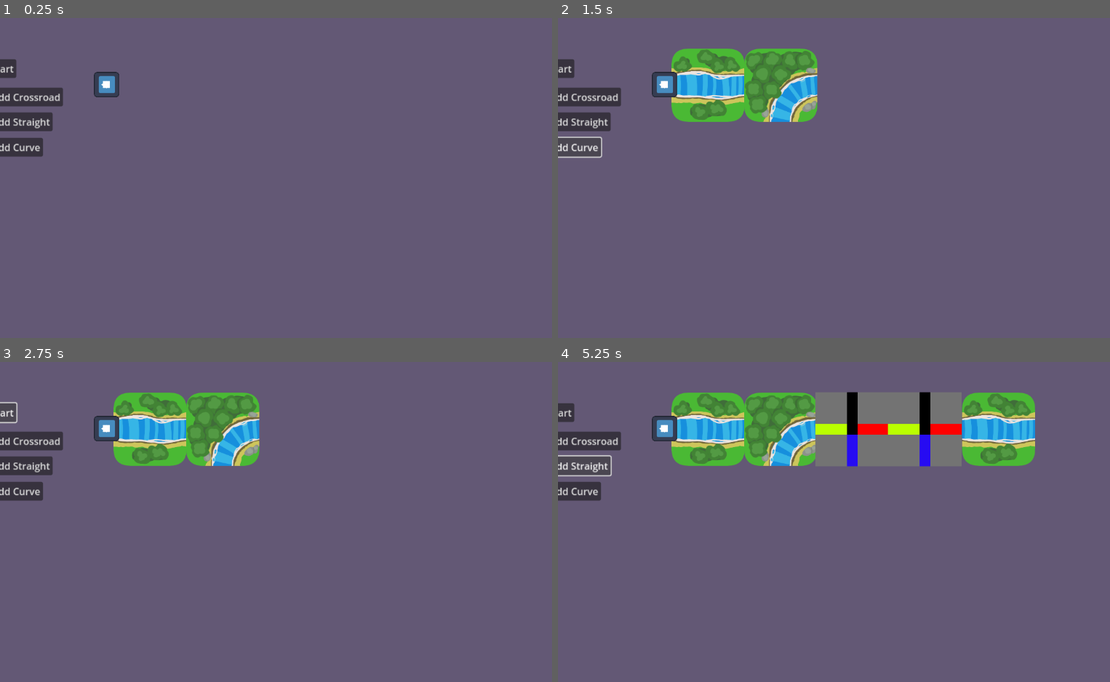
Above: before the commit, frames 1-4 (two rows, left to right).
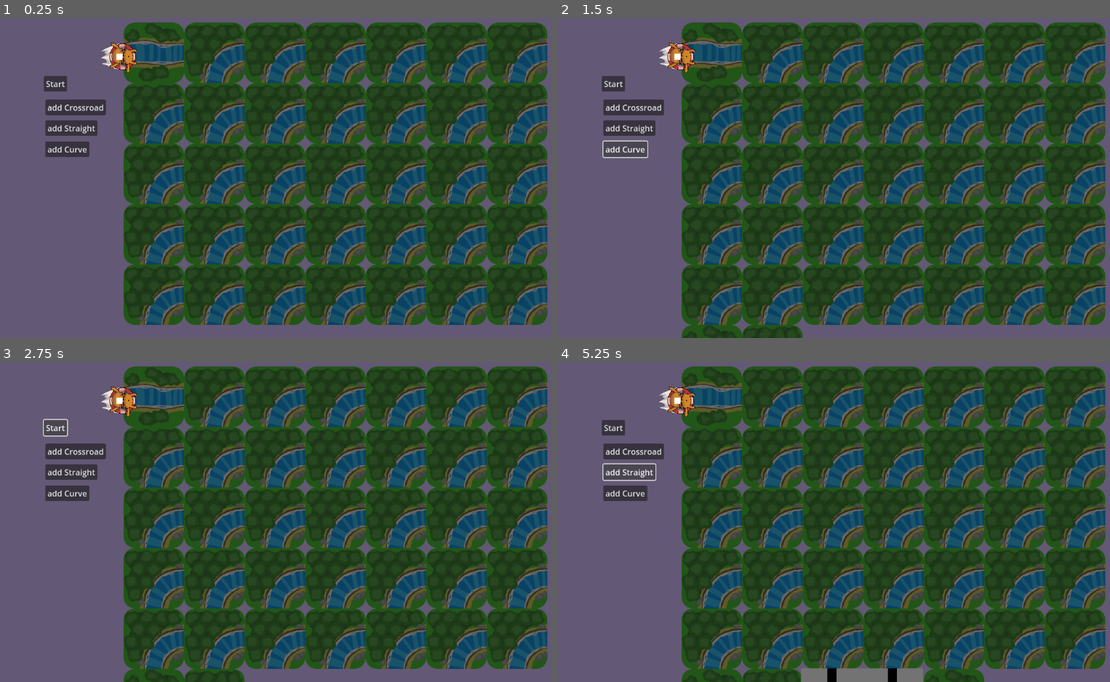
Above: after the commit, the same moments.

Repository: hellphy/CatSlide
Game: Godot game, scene res://scenes/main.tscn
The game is run twice, just before and just after one commit, with the same random seed, the same clock (stepped at 60 frames per second) and the same inputs. The project has no main scene, so this scene is started directly. The engine's default icon, where the game draws it, is replaced by a stand-in: a white triangle on a blue panel in a dark square.
Inputs:
- Up to frame 1 (0.25 s): no input
- Up to frame 2 (1.5 s): click "add Straight" at 0.5 s; click "add Curve" at 1.25 s
- Up to frame 3 (2.75 s): click "Start" at 2 s
- Up to frame 4 (5.25 s): click "Start" at 2.75 s; click "add Crossroad" at 3.5 s; click "add Crossroad" at 4.25 s; click "add Straight" at 5 s

The runs differ from the first frame. In frame 1, 72% of the frame differs, in the area x 0-100%, y 1-96%; in frame 2, 73%; in frame 3, 73%; in frame 4, 75%, in the area x 0-100%, y 1-100%.

Commit message:
character model, highlighting tiles

Diff:
--- a/scenes/cat.tscn
+++ b/scenes/cat.tscn
@@ -1,7 +1,43 @@
-[gd_scene load_steps=5 format=3 uid="uid://ccb0jyd2kudcr"]
+[gd_scene load_steps=10 format=3 uid="uid://ccb0jyd2kudcr"]
 
 [ext_resource type="Script" path="res://scripts/cat.gd" id="1_d7mgv"]
-[ext_resource type="Texture2D" uid="uid://wcu6tw6dcr8u" path="res://icon.svg" id="2_gulou"]
+[ext_resource type="Texture2D" uid="uid://bngv6480ktqdk" path="res://CatSpriteSheet.png" id="3_ckjfy"]
+
+[sub_resource type="AtlasTexture" id="AtlasTexture_8nsea"]
+atlas = ExtResource("3_ckjfy")
+region = Rect2(0, 0, 451, 497)
+
+[sub_resource type="AtlasTexture" id="AtlasTexture_w60fc"]
+atlas = ExtResource("3_ckjfy")
+region = Rect2(451, 0, 451, 497)
+
+[sub_resource type="AtlasTexture" id="AtlasTexture_161g2"]
+atlas = ExtResource("3_ckjfy")
+region = Rect2(902, 0, 451, 497)
+
+[sub_resource type="AtlasTexture" id="AtlasTexture_cnmvi"]
+atlas = ExtResource("3_ckjfy")
+region = Rect2(1353, 0, 451, 497)
+
+[sub_resource type="SpriteFrames" id="SpriteFrames_y3vp5"]
+animations = [{
+"frames": [{
+"duration": 1.0,
+"texture": SubResource("AtlasTexture_8nsea")
+}, {
+"duration": 1.0,
+"texture": SubResource("AtlasTexture_w60fc")
+}, {
+"duration": 1.0,
+"texture": SubResource("AtlasTexture_161g2")
+}, {
+"duration": 1.0,
+"texture": SubResource("AtlasTexture_cnmvi")
+}],
+"loop": true,
+"name": &"new_animation",
+"speed": 13.0
+}]
 
 [sub_resource type="CircleShape2D" id="CircleShape2D_p1mh8"]
 radius = 17.0
@@ -14,9 +50,14 @@
 rotation = -1.57081
 script = ExtResource("1_d7mgv")
 
-[node name="Sprite2D" type="Sprite2D" parent="."]
-scale = Vector2(0.324548, 0.324548)
-texture = ExtResource("2_gulou")
+[node name="AnimatedSprite2D" type="AnimatedSprite2D" parent="."]
+unique_name_in_owner = true
+texture_filter = 1
+rotation = -3.14159
+scale = Vector2(0.155425, 0.155425)
+sprite_frames = SubResource("SpriteFrames_y3vp5")
+animation = &"new_animation"
+frame_progress = 0.428155
 
 [node name="CatCollider" type="CollisionShape2D" parent="."]
 unique_name_in_owner = true
--- a/scenes/corner.tscn
+++ b/scenes/corner.tscn
@@ -5,13 +5,13 @@
 
 [sub_resource type="Curve2D" id="Curve2D_wtj3m"]
 _data = {
-"points": PackedVector2Array(-0.140308, 10.5231, 0.140308, -10.5231, 1, 61, -16.1354, 19.6431, 16.1354, -19.6431, 14, 17, -3.50769, 0.140308, 3.50769, -0.140308, 62, 0)
+"points": PackedVector2Array(-0.140308, 10.5231, 0.140308, -10.5231, 0, 65, -16.1354, 19.6431, 16.1354, -19.6431, 14, 17, -3.50769, 0.140308, 3.50769, -0.140308, 66, 0)
 }
 point_count = 3
 
 [sub_resource type="Curve2D" id="Curve2D_gvxo4"]
 _data = {
-"points": PackedVector2Array(5.24407, -0.187288, -5.24407, 0.187288, 122, 61, 17.4178, -14.6085, -17.4178, 14.6085, 78, 73, 0.561865, -11.2373, -0.561865, 11.2373, 61, 122)
+"points": PackedVector2Array(5.24407, -0.187288, -5.24407, 0.187288, 125, 61, 17.4178, -14.6085, -17.4178, 14.6085, 78, 73, 0.561865, -11.2373, -0.561865, 11.2373, 60, 126)
 }
 point_count = 3
 
@@ -52,7 +52,7 @@
 
 [node name="Path1" type="PathFollow2D" parent="Area2D/FirstPath"]
 unique_name_in_owner = true
-position = Vector2(1, 61)
+position = Vector2(0, 65)
 rotation = -1.55746
 scale = Vector2(1.00037, 1)
 skew = -1.38283e-05
@@ -64,7 +64,7 @@
 
 [node name="Path2" type="PathFollow2D" parent="Area2D/SecondPath"]
 unique_name_in_owner = true
-position = Vector2(122, 61)
+position = Vector2(125, 61)
 rotation = 3.10589
 loop = false
 
@@ -84,8 +84,16 @@
 shape = SubResource("RectangleShape2D_pdcbj")
 
 [node name="CollisionShape2D" type="CollisionShape2D" parent="Area2D"]
+visible = false
 position = Vector2(0.5, 0)
 shape = SubResource("RectangleShape2D_o8u0q")
+
+[node name="Shadow" type="Sprite2D" parent="Area2D"]
+unique_name_in_owner = true
+self_modulate = Color(0, 0, 0, 0.541176)
+position = Vector2(1, 0)
+scale = Vector2(0.56, 0.56)
+texture = ExtResource("2_husm6")
 
 [node name="StaticBody2D" type="StaticBody2D" parent="Area2D"]
 position = Vector2(-59, -58)
@@ -95,5 +103,6 @@
 [node name="CollisionPolygon2D" type="CollisionPolygon2D" parent="Area2D/StaticBody2D"]
 polygon = PackedVector2Array(20, 119, 13, 117, 7, 113, 2, 107, -1, 100, -1, 17, 1.53391, 10.4118, 5, 5, 10.5783, 0.457851, 17, -3, 103, -3, 109, 0, 114, 4, 118.03, 11.0595, 121, 17, 115, 17, 99, 6, 20, 6, 7, 17, 6, 98, 20, 113)
 
+[connection signal="body_entered" from="Area2D" to="Area2D" method="_on_body_entered"]
 [connection signal="body_entered" from="Area2D/FirstEntry" to="Area2D" method="_on_first_entry_body_entered"]
 [connection signal="body_entered" from="Area2D/SecondEntry" to="Area2D" method="_on_second_entry_body_entered"]
--- a/scenes/main.tscn
+++ b/scenes/main.tscn
@@ -1,6 +1,8 @@
-[gd_scene load_steps=5 format=3 uid="uid://bdpggyq8do38i"]
+[gd_scene load_steps=9 format=3 uid="uid://bdpggyq8do38i"]
 
 [ext_resource type="Script" path="res://scripts/main.gd" id="1_r47uc"]
+[ext_resource type="PackedScene" uid="uid://dkr0n2g0dhdvp" path="res://scenes/straight.tscn" id="2_2n7re"]
+[ext_resource type="PackedScene" uid="uid://dwnetb7oe3e18" path="res://scenes/corner.tscn" id="2_aha4m"]
 
 [sub_resource type="CanvasTexture" id="CanvasTexture_oaf16"]
 
@@ -8,7 +10,15 @@
 specular_color = Color(0.831373, 0.0509804, 0.0509804, 1)
 
 [sub_resource type="RectangleShape2D" id="RectangleShape2D_ysm4g"]
-size = Vector2(679, 28)
+size = Vector2(843.25, 28)
+
+[sub_resource type="RectangleShape2D" id="RectangleShape2D_7p1a1"]
+size = Vector2(91, 124)
+
+[sub_resource type="LabelSettings" id="LabelSettings_t86ro"]
+font_size = 189
+outline_size = 25
+outline_color = Color(0, 0, 0, 1)
 
 [node name="Node2D" type="Node2D"]
 position = Vector2(23, 14)
@@ -17,7 +27,7 @@
 [node name="respawn_point" type="Node2D" parent="."]
 unique_name_in_owner = true
 z_index = 20
-position = Vector2(259, 156)
+position = Vector2(214, 76)
 rotation = -1.5708
 
 [node name="Sprite2D" type="Sprite2D" parent="respawn_point"]
@@ -27,7 +37,7 @@
 
 [node name="BG" type="Sprite2D" parent="."]
 self_modulate = Color(0.388235, 0.345098, 0.458824, 1)
-position = Vector2(570.5, 325)
+position = Vector2(559, 301)
 scale = Vector2(1177, 684)
 texture = SubResource("CanvasTexture_w5q6n")
 
@@ -40,11 +50,116 @@
 
 [node name="GridContainer" type="GridContainer" parent="."]
 unique_name_in_owner = true
-offset_left = 270.0
-offset_top = 96.0
-offset_right = 1046.0
-offset_bottom = 596.0
-columns = 5
+offset_left = 221.0
+offset_top = 7.0
+offset_right = 1070.0
+offset_bottom = 603.0
+columns = 7
+
+[node name="StraightPiece" parent="GridContainer" instance=ExtResource("2_2n7re")]
+layout_mode = 2
+
+[node name="Control2" parent="GridContainer" instance=ExtResource("2_aha4m")]
+layout_mode = 2
+
+[node name="Control3" parent="GridContainer" instance=ExtResource("2_aha4m")]
+layout_mode = 2
+
+[node name="Control4" parent="GridContainer" instance=ExtResource("2_aha4m")]
+layout_mode = 2
+
+[node name="Control5" parent="GridContainer" instance=ExtResource("2_aha4m")]
+layout_mode = 2
+
+[node name="Control6" parent="GridContainer" instance=ExtResource("2_aha4m")]
+layout_mode = 2
+
+[node name="Control7" parent="GridContainer" instance=ExtResource("2_aha4m")]
+layout_mode = 2
+
+[node name="Control8" parent="GridContainer" instance=ExtResource("2_aha4m")]
+layout_mode = 2
+
+[node name="Control9" parent="GridContainer" instance=ExtResource("2_aha4m")]
+layout_mode = 2
+
+[node name="Control10" parent="GridContainer" instance=ExtResource("2_aha4m")]
+layout_mode = 2
+
+[node name="Control11" parent="GridContainer" instance=ExtResource("2_aha4m")]
+layout_mode = 2
+
+[node name="Control12" parent="GridContainer" instance=ExtResource("2_aha4m")]
+layout_mode = 2
+
+[node name="Control13" parent="GridContainer" instance=ExtResource("2_aha4m")]
+layout_mode = 2
+
+[node name="Control14" parent="GridContainer" instance=ExtResource("2_aha4m")]
+layout_mode = 2
+
+[node name="Control15" parent="GridContainer" instance=ExtResource("2_aha4m")]
+layout_mode = 2
+
+[node name="Control16" parent="GridContainer" instance=ExtResource("2_aha4m")]
+layout_mode = 2
+
+[node name="Control17" parent="GridContainer" instance=ExtResource("2_aha4m")]
+layout_mode = 2
+
+[node name="Control18" parent="GridContainer" instance=ExtResource("2_aha4m")]
+layout_mode = 2
+
+[node name="Control19" parent="GridContainer" instance=ExtResource("2_aha4m")]
+layout_mode = 2
+
+[node name="Control20" parent="GridContainer" instance=ExtResource("2_aha4m")]
+layout_mode = 2
+
+[node name="Control21" parent="GridContainer" instance=ExtResource("2_aha4m")]
+layout_mode = 2
+
+[node name="Control22" parent="GridContainer" instance=ExtResource("2_aha4m")]
+layout_mode = 2
+
+[node name="Control23" parent="GridContainer" instance=ExtResource("2_aha4m")]
+layout_mode = 2
+
+[node name="Control24" parent="GridContainer" instance=ExtResource("2_aha4m")]
+layout_mode = 2
+
+[node name="Control25" parent="GridContainer" instance=ExtResource("2_aha4m")]
+layout_mode = 2
+
+[node name="Control26" parent="GridContainer" instance=ExtResource("2_aha4m")]
+layout_mode = 2
+
+[node name="Control27" parent="GridContainer" instance=ExtResource("2_aha4m")]
+layout_mode = 2
+
+[node name="Control28" parent="GridContainer" instance=ExtResource("2_aha4m")]
+layout_mode = 2
+
+[node name="Control29" parent="GridContainer" instance=ExtResource("2_aha4m")]
+layout_mode = 2
+
+[node name="Control30" parent="GridContainer" instance=ExtResource("2_aha4m")]
+layout_mode = 2
+
+[node name="Control31" parent="GridContainer" instance=ExtResource("2_aha4m")]
+layout_mode = 2
+
+[node name="Control32" parent="GridContainer" instance=ExtResource("2_aha4m")]
+layout_mode = 2
+
+[node name="Control33" parent="GridContainer" instance=ExtResource("2_aha4m")]
+layout_mode = 2
+
+[node name="Control34" parent="GridContainer" instance=ExtResource("2_aha4m")]
+layout_mode = 2
+
+[node name="Control35" parent="GridContainer" instance=ExtResource("2_aha4m")]
+layout_mode = 2
 
 [node name="cross" type="Button" parent="."]
 offset_left = 67.0
@@ -73,29 +188,49 @@
 collision_mask = 2
 
 [node name="CollisionShape2D" type="CollisionShape2D" parent="StaticBody2D"]
-position = Vector2(130.5, -16)
+position = Vector2(161.75, 125)
 shape = SubResource("RectangleShape2D_ysm4g")
 
 [node name="CollisionShape2D2" type="CollisionShape2D" parent="StaticBody2D"]
-position = Vector2(423, -325)
+position = Vector2(600, -461)
 rotation = 1.57079
 shape = SubResource("RectangleShape2D_ysm4g")
 
 [node name="CollisionShape2D3" type="CollisionShape2D" parent="StaticBody2D"]
-position = Vector2(117, -418)
+position = Vector2(164, -503)
 shape = SubResource("RectangleShape2D_ysm4g")
 
 [node name="CollisionShape2D4" type="CollisionShape2D" parent="StaticBody2D"]
-position = Vector2(-224, 59)
+position = Vector2(-269, 59)
 rotation = 1.57079
 shape = SubResource("RectangleShape2D_ysm4g")
 
-[node name="Camera2D" type="Camera2D" parent="."]
-position = Vector2(563, 305)
-rotation = 1.37299
-zoom = Vector2(1.2, 1.2)
+[node name="Area2D" type="Area2D" parent="."]
+position = Vector2(1039, 496)
+
+[node name="CollisionShape2D" type="CollisionShape2D" parent="Area2D"]
+position = Vector2(49.5, 53)
+shape = SubResource("RectangleShape2D_7p1a1")
+
+[node name="VictoryScreen" type="Label" parent="."]
+unique_name_in_owner = true
+visible = false
+anchors_preset = 8
+anchor_left = 0.5
+anchor_top = 0.5
+anchor_right = 0.5
+anchor_bottom = 0.5
+offset_left = 322.0
+offset_top = 155.0
+offset_right = 1010.0
+offset_bottom = 414.0
+grow_horizontal = 2
+grow_vertical = 2
+text = "Victory!"
+label_settings = SubResource("LabelSettings_t86ro")
 
 [connection signal="pressed" from="Button" to="." method="_on_button_pressed"]
 [connection signal="pressed" from="cross" to="." method="_on_cross_pressed"]
 [connection signal="pressed" from="straight" to="." method="_on_straight_pressed"]
 [connection signal="pressed" from="curve" to="." method="_on_curve_pressed"]
+[connection signal="body_entered" from="Area2D" to="." method="_on_area_2d_body_entered"]
--- a/scenes/straight.tscn
+++ b/scenes/straight.tscn
@@ -1,7 +1,8 @@
-[gd_scene load_steps=7 format=3 uid="uid://dkr0n2g0dhdvp"]
+[gd_scene load_steps=8 format=3 uid="uid://dkr0n2g0dhdvp"]
 
 [ext_resource type="Script" path="res://scripts/pieces.gd" id="1_vhd1v"]
 [ext_resource type="Texture2D" uid="uid://dq0qt7dunyrbf" path="res://straightPiece.png" id="2_0w1dh"]
+[ext_resource type="Texture2D" uid="uid://d013j8wtpd0jp" path="res://cornerPiece.png" id="3_4msap"]
 
 [sub_resource type="RectangleShape2D" id="RectangleShape2D_8b44i"]
 size = Vector2(122, 122)
@@ -87,5 +88,11 @@
 rotation = 3.14159
 polygon = PackedVector2Array(3, 13, 11, 5, 23, 0, 99, 0, 110, 4, 119, 13)
 
+[node name="Shadow" type="Sprite2D" parent="Straight"]
+unique_name_in_owner = true
+self_modulate = Color(0, 0, 0, 0.541176)
+scale = Vector2(0.56, 0.56)
+texture = ExtResource("3_4msap")
+
 [connection signal="body_entered" from="Straight/FirstEntry" to="Straight" method="_on_first_entry_body_entered"]
 [connection signal="body_entered" from="Straight/SecondEntry" to="Straight" method="_on_second_entry_body_entered"]
--- a/scripts/cat.gd
+++ b/scripts/cat.gd
@@ -1,4 +1,5 @@
 class_name  Cat extends CharacterBody2D
+@onready var animated_sprite_2d: AnimatedSprite2D = %AnimatedSprite2D
 
 static var collider_switch := true
 static var area_switch := false
@@ -10,3 +11,7 @@
 
 func _on_cat_area_body_entered(body: Node2D) -> void:
 	Globals.emit_signal("restart")
+
+
+func play_aniamtion():
+	animated_sprite_2d.play("new_animation")
--- a/scripts/globals.gd
+++ b/scripts/globals.gd
@@ -1,4 +1,6 @@
 extends Node
+
+var tile_counter: int = 0
 
 
 signal restart_areas
--- a/scripts/main.gd
+++ b/scripts/main.gd
@@ -7,9 +7,11 @@
 func _ready() -> void:
 	Globals.connect("restart", _restart_level)
 	_restart_level()
+	print(%GridContainer.get_child_count())
 
 
 func _on_button_pressed() -> void:
+	get_tree().call_group("Cat", "play_aniamtion")
 	Cat.collider_switch = false
 	Cat.area_switch = true
 	Pieces.can_click = false
@@ -46,3 +48,12 @@
 	Pieces.can_click = true
 	Cross_Piece.can_click = true
 	Globals.emit_signal("restart_areas")
+
+
+func _on_area_2d_body_entered(body: Node2D) -> void:
+	if body.is_in_group("Cat"):
+		print("exit")
+		print(Globals.tile_counter," ", %GridContainer.get_child_count())
+		if Globals.tile_counter == %GridContainer.get_child_count():
+			print(Globals.tile_counter," ", %GridContainer.get_child_count())
+			%VictoryScreen.visible = true
--- a/scripts/pieces.gd
+++ b/scripts/pieces.gd
@@ -18,6 +18,7 @@
 
 
 func _restart_areas() -> void:
+	%Shadow.visible = true
 	if tween != null:
 		tween.kill()
 	first_entry.monitoring = true
@@ -39,6 +40,10 @@
 
 
 func _on_first_entry_body_entered(body: Node2D) -> void:
+	print("entered1")
+	Globals.tile_counter += 1
+	%Shadow.visible = false
+	body.global_position = path1.global_position
 	path1.progress_ratio = 0
 	call_deferred("disable_areas",second_entry)
 	call_deferred("add_player",body, path1)
@@ -46,6 +51,10 @@
 
 
 func _on_second_entry_body_entered(body: Node2D) -> void:
+	print("entered2")
+	Globals.tile_counter += 1
+	%Shadow.visible = false
+	body.global_position = path2.global_position
 	path2.progress_ratio = 0
 	call_deferred("disable_areas",first_entry)
 	call_deferred("add_player",body, path2)
Binary file added: CatSpriteSheet.png
Not shown, added: CatSpriteSheet.png.import
